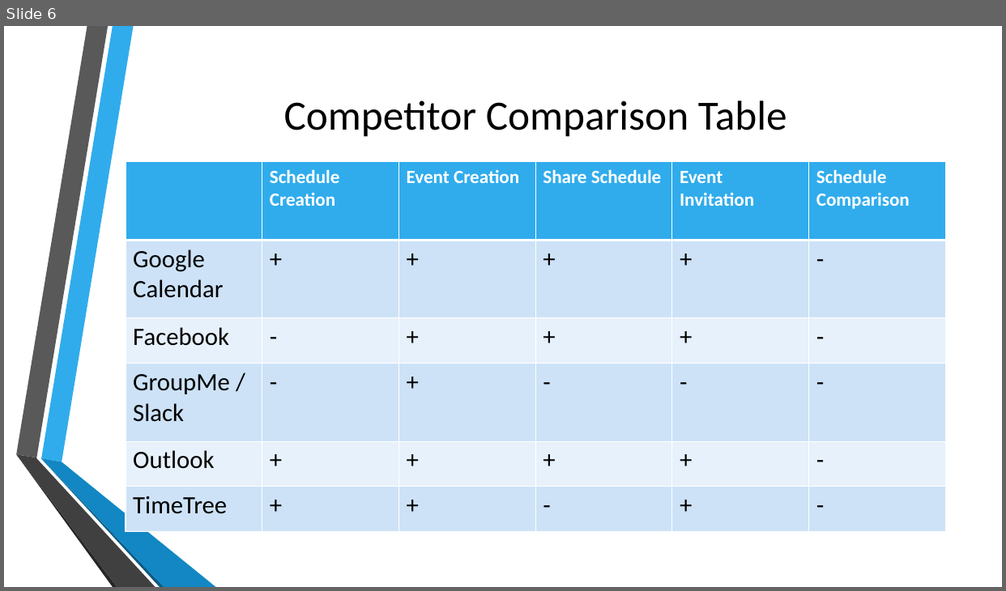
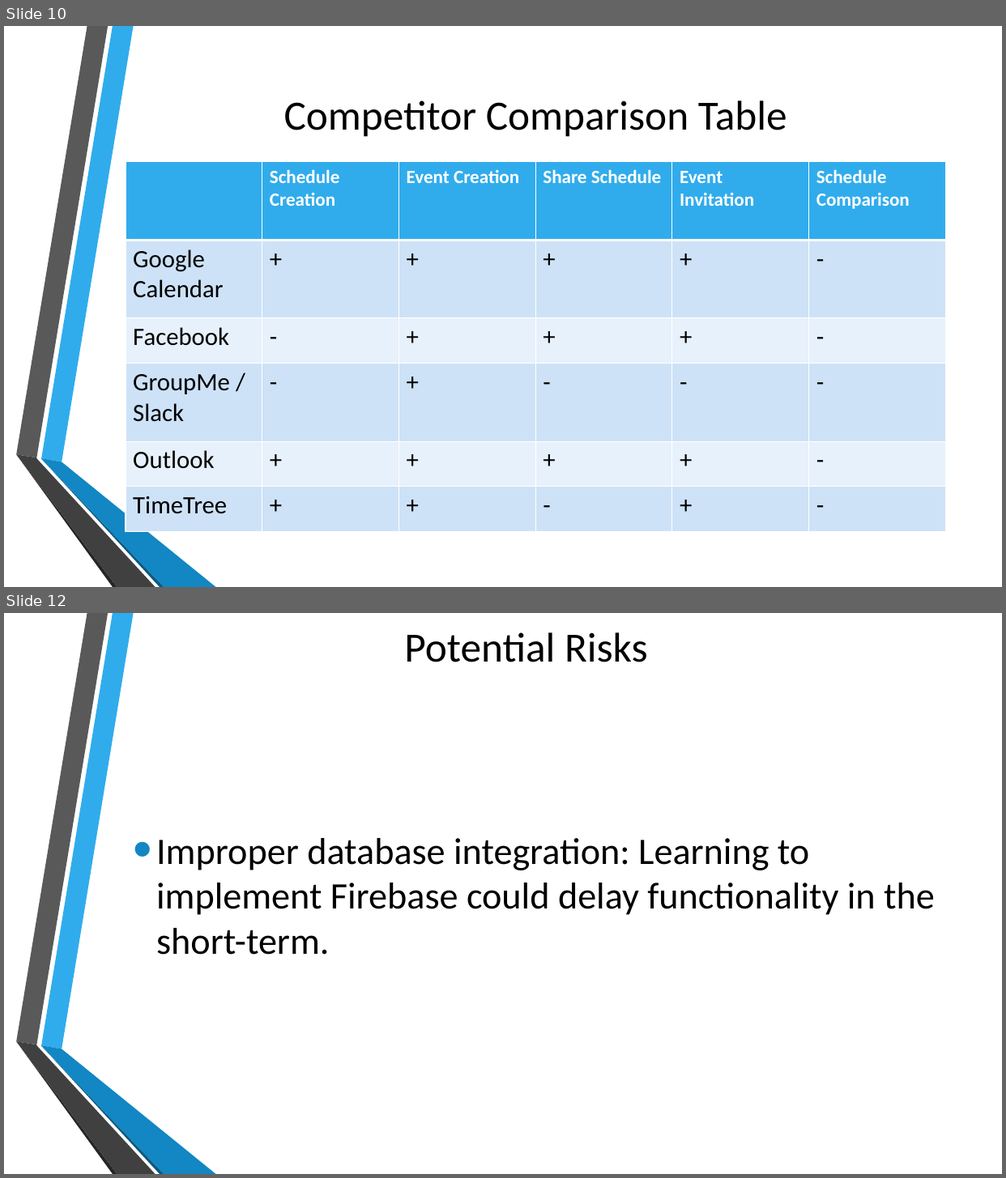
Before and after one commit to cewrobel/Colt_Timeline, a slide deck: presentation/Requirements_TimelineGroup.pptx. Shown one above the other, each under a label of ours: slide 6 before the commit, slides 10 and 12 after it; the slides between them are not shown. The pictures are 1006x591 and 1006x1178 pixels, drawn with LibreOffice and Linux fonts; fonts in the diff are those of the drawing; background and template pictures are left out. Boxes give left, top, right and bottom in pixels: in the first picture for what was removed or moved away, otherwise in the second. Text is boxed around its words. In the diff, an @@ line names an element or a change of style, - is before the commit and + after.

```diff
--- a/presentation/Requirements_TimelineGroup.pptx
+++ b/presentation/Requirements_TimelineGroup.pptx
@@ slide 12 added at [4,613,1002,1174], background picture (left out); not listed: 6 template elements that a slide beside it also shows @@
@@ title added at [404,632,648,662], 40 pt, text #000000 @@
+Potential Risks
@@ text added at [156,838,935,955], 36 pt, text #000000 @@
+• Improper database integration: Learning to implement Firebase could delay functionality in the short-term.
@@ what was slide 6 is now slide 10 @@
```
Also in this commit, not shown: 3 slides changed, 5 other slides added, 1 slide removed, 4 other files.
